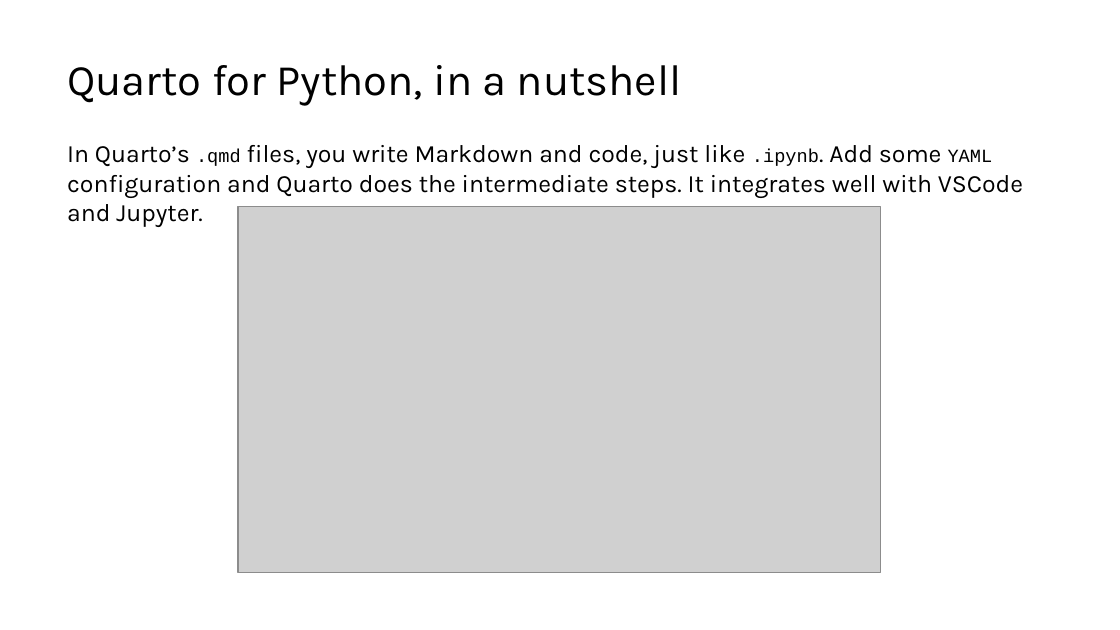
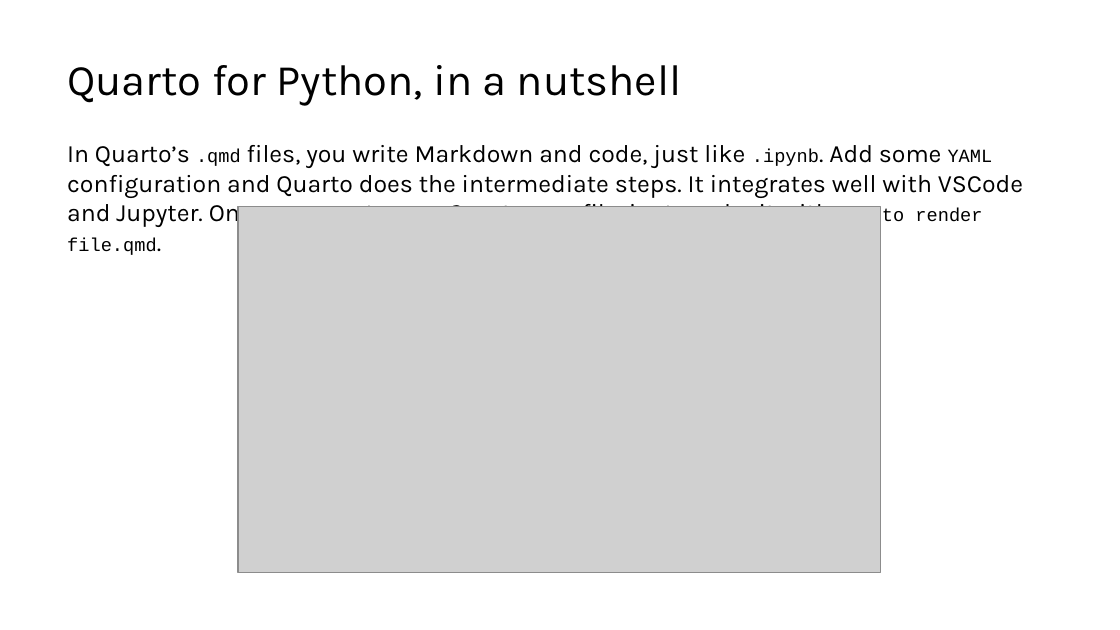
Before and after one commit to lucas-a-meyer/using-quarto, a slide deck: slide 9 of docs/presentation.pptx (slide 8 before the commit). Drawn at 1120x630 pixels with LibreOffice and Linux fonts; fonts in the diff are those of the drawing; grey boxes stand for pictures. Boxes give left, top, right and bottom in pixels: in the first picture for what was removed or moved away, otherwise in the second. Text is boxed around its words. In the diff, an @@ line names an element or a change of style, - is before the commit and + after.

```diff
--- a/docs/presentation.pptx
+++ b/docs/presentation.pptx
@@ text at (x1=67, y1=145, x2=1023, y2=255): text changed @@
-In Quarto’s .qmd files, you write Markdown and code, just like .ipynb. Add some YAML configuration and Quarto does the intermediate steps. It integrates well with VSCode and Jupyter.
+In Quarto’s .qmd files, you write Markdown and code, just like .ipynb. Add some YAML configuration and Quarto does the intermediate steps. It integrates well with VSCode and Jupyter. Once you create your Quarto .qmd file, just render it with quarto render file.qmd.
```
Also in this commit, not shown: 1 slide added, 10 other files.
